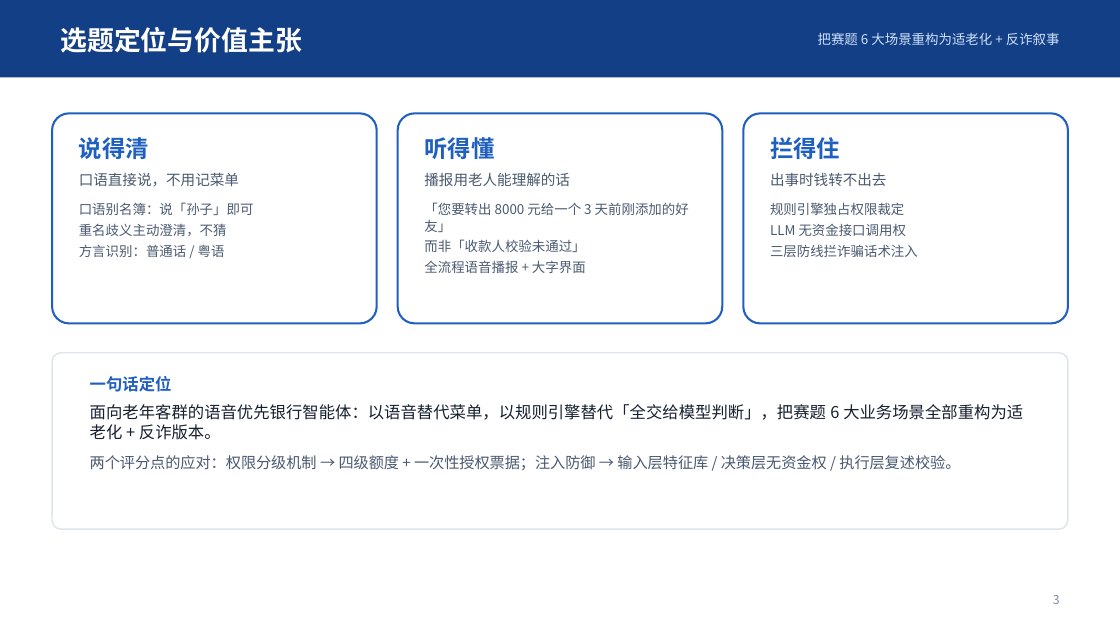
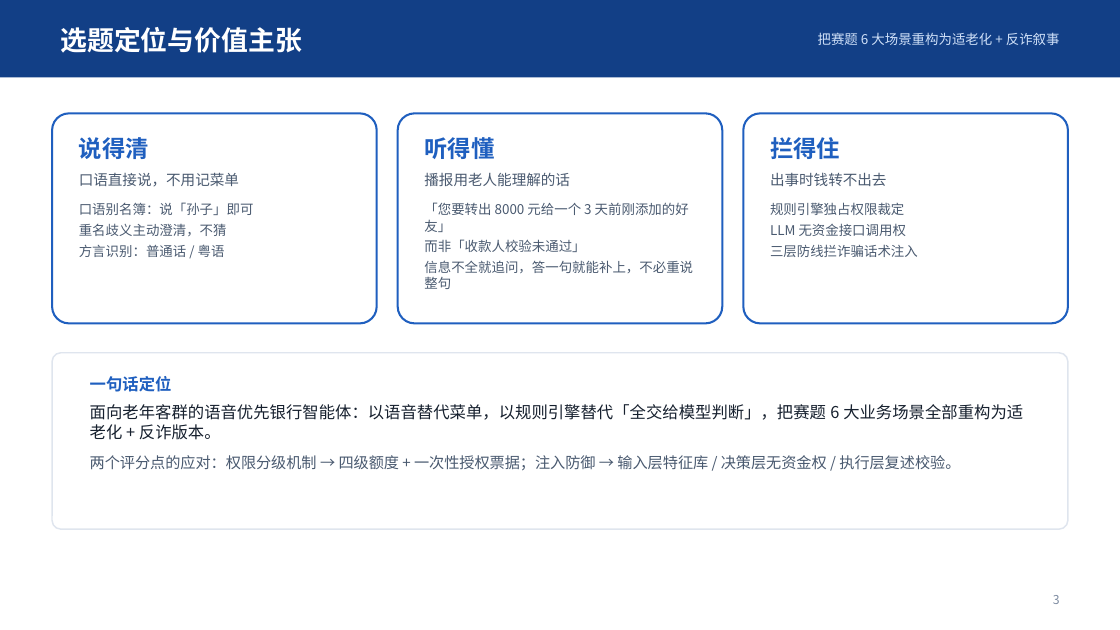
Before and after one commit to Xu7-tech/git, a slide deck: slide 3 of deliverables/作品介绍.pptx. Drawn at 1120x630 pixels with LibreOffice and Linux fonts; fonts in the diff are those of the drawing. Boxes give left, top, right and bottom in pixels: in the first picture for what was removed or moved away, otherwise in the second. Text is boxed around its words. In the diff, an @@ line names an element or a change of style, - is before the commit and + after.

Commit message:
修复两处交互缺陷：确认执行后余额不刷新（改为每步都同步状态并禁用缓存）；追问后必须重说整句（改为多轮补槽，回答只补缺失信息即可）

```diff
--- a/deliverables/作品介绍.pptx
+++ b/deliverables/作品介绍.pptx
@@ text at <box>424,260,693,289</box>: text changed @@
-全流程语音播报 + 大字界面
+信息不全就追问，答一句就能补上，不必重说整句
```
Also in this commit, not shown: 1 other slide changed, 13 other files.
